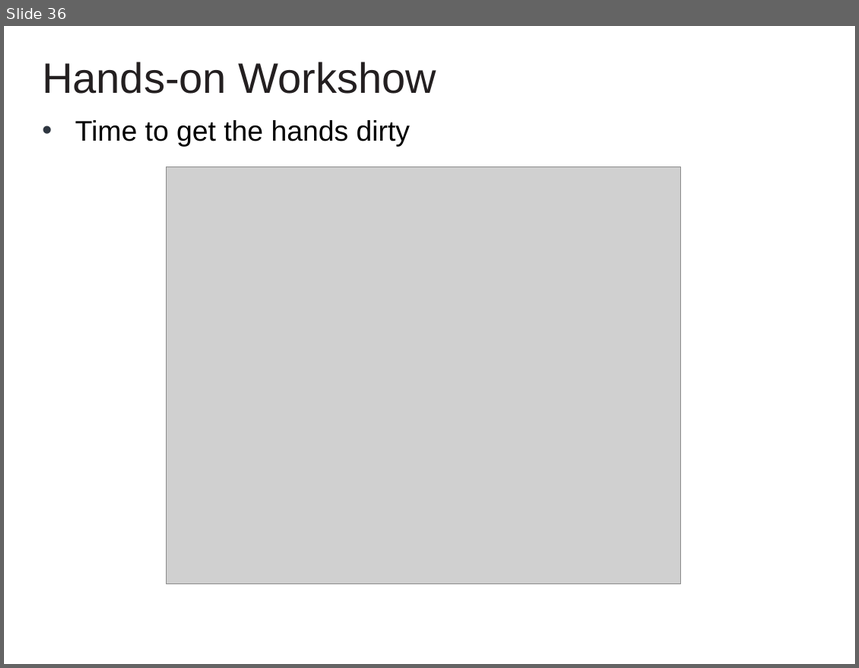
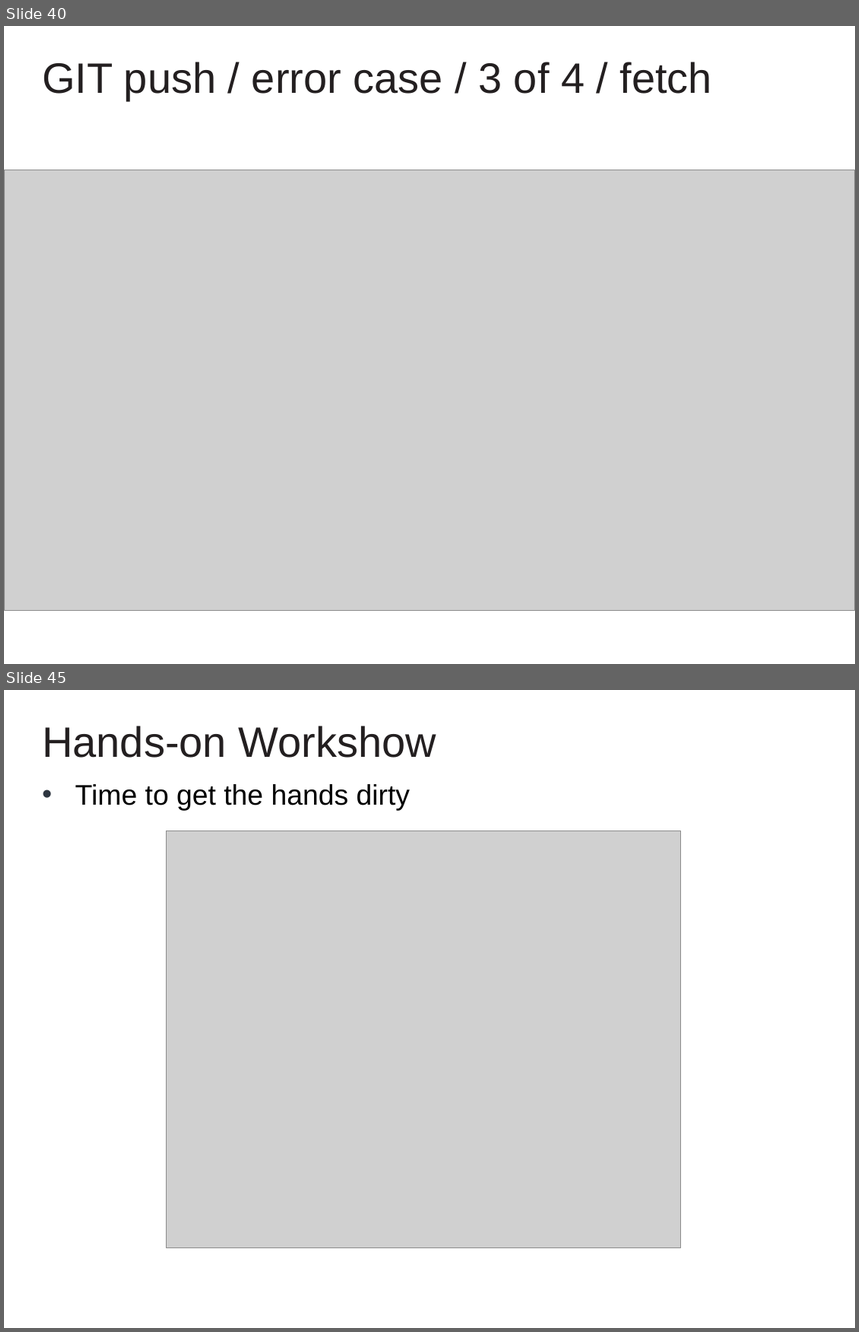
Before and after one commit to cvmocanu/git-presentation, a slide deck: GIT Presentation.pptx. Shown one above the other, each under a label of ours: slide 36 before the commit, slides 40 and 45 after it; the slides between them are not shown. The pictures are 859x668 and 859x1332 pixels, drawn with LibreOffice and Linux fonts; fonts in the diff are those of the drawing; grey boxes stand for pictures; background and template pictures are left out. Boxes give left, top, right and bottom in pixels: in the first picture for what was removed or moved away, otherwise in the second. Text is boxed around its words. In the diff, an @@ line names an element or a change of style, - is before the commit and + after.

```diff
--- a/GIT Presentation.pptx
+++ b/GIT Presentation.pptx
@@ slide 40 added at <box>4,26,855,664</box>, background #FFFFFF @@
@@ text added at <box>42,62,712,100</box>, 36 pt, text #231F20 @@
+GIT push / error case / 3 of 4 / fetch
@@ picture added at <box>5,170,855,610</box> @@
@@ what was slide 36 is now slide 45 @@
```
Also in this commit, not shown: 3 slides changed, 13 other slides added, 5 slides removed, 29 other files.
